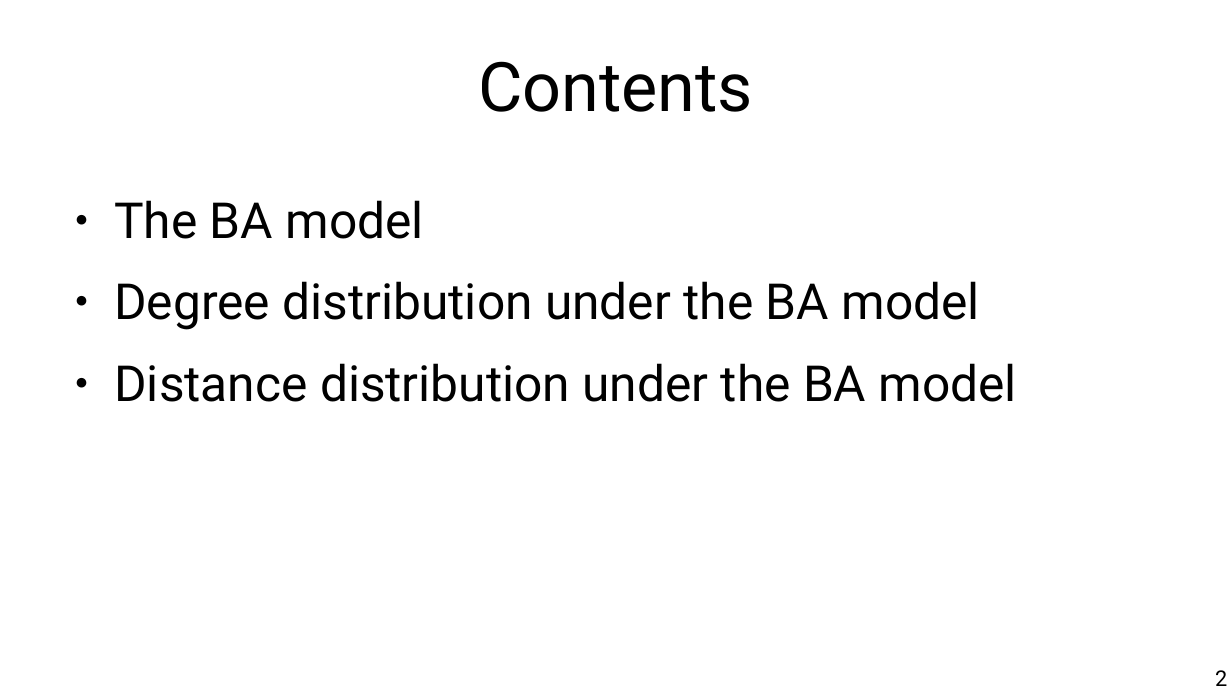
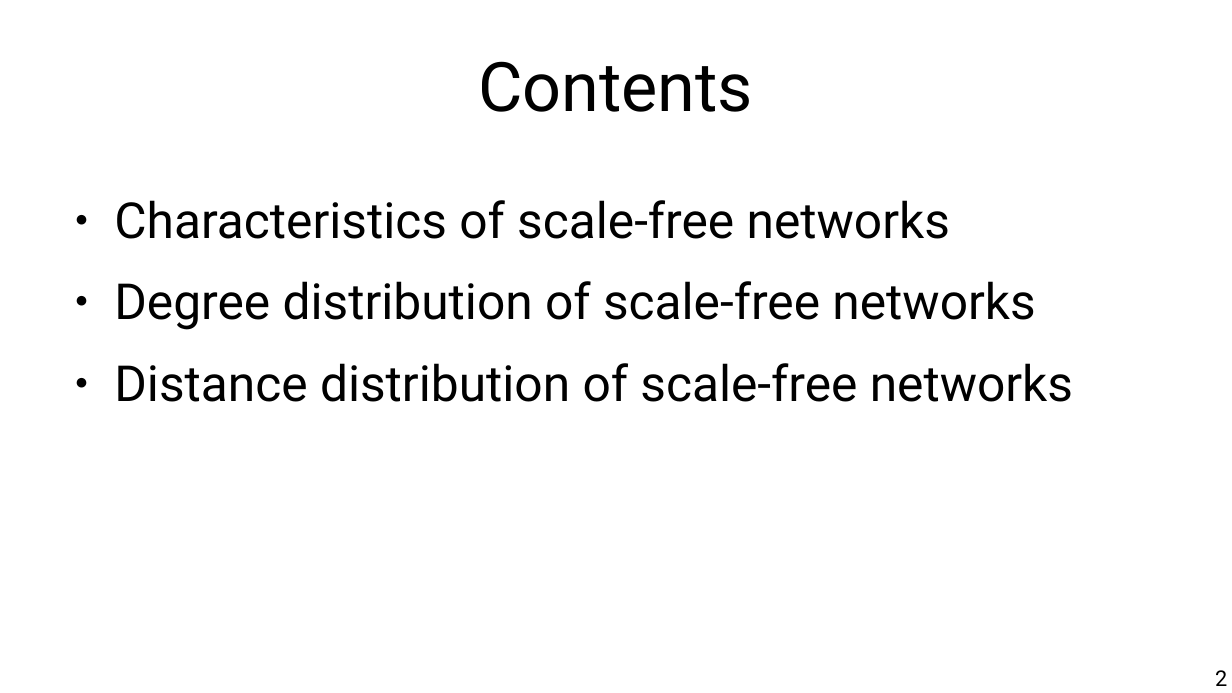
Before and after one commit to chatox/networks-science-course, a slide deck: slide 2 of theory/tt04_scale_free_networks.odp. Drawn at 1232x693 pixels with LibreOffice and Linux fonts; fonts in the diff are those of the drawing. Boxes give left, top, right and bottom in pixels: in the first picture for what was removed or moved away, otherwise in the second. Text is boxed around its words. In the diff, an @@ line names an element or a change of style, - is before the commit and + after.

Commit message:
Ready for lecture

```diff
--- a/theory/tt04_scale_free_networks.odp
+++ b/theory/tt04_scale_free_networks.odp
@@ text at bbox=[114, 200, 1073, 402]: text changed @@
-● The BA model
-● Degree distribution under the BA model
-● Distance distribution under the BA model
+● Characteristics of scale-free networks
+● Degree distribution of scale-free networks
+● Distance distribution of scale-free networks
```
Also in this commit, not shown: 9 other slides changed, 3 other files.
